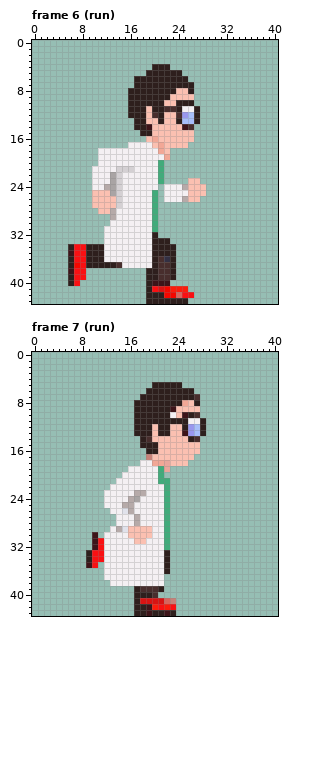
Edited in one commit: pixel-art file (dev/gfx/player/player.aseprite). This is how it looked before the edit.
41x44 pixels, 84 frames. Colours within 5 levels of each other are drawn and written as one. Shown: frame 6 (run), frame 7 (run). The commit also changed other frames, which this record leaves out.
Now the later version:
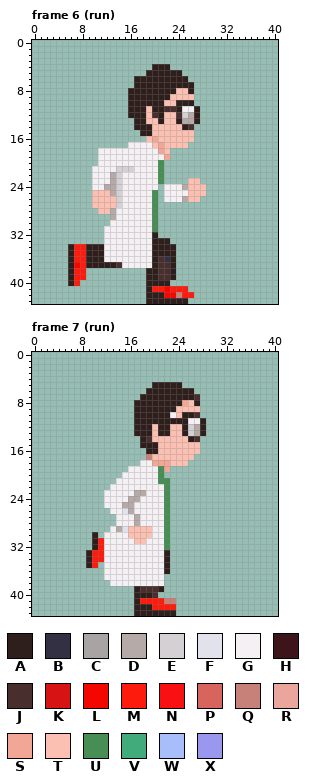
Palette (. is transparent): A #2e1f1d  B #333043  C #a9a4a4  D #b6aaa9  E #d4d0d3  F #e1e2eb  G #f4f0f3  H #3d1419  J #482e2d  K #d81313  L #f30700  M #fc1b0c  N #f91013  P #d7655e  Q #c88178  R #eaa69c  S #f2a796  T #fbc0b1  U #468e54  V #41ab7b  W #a7befa  X #9997ee
From old to new:
--- frame 6 (run), layer "Layer"
@@ x 17..28 @@
 11 AATAAJJAGGA.
-12 AATJATTJXWA.
-13 AATTATTAWWA.
-14 AAHTTTTTHJ..
+12 AATJATTJEDA.
+13 AATTATTADDA.
+14 AAATTTTTAJ..
 15 .AATTTTTTT..
@@ x 4..28 @@
 19 .......GGGGGGGGGGGS......
-20 .......GGGGGGGGGGV.......
-21 ......GGGGEEEGGGGV.......
-22 ......GGGCEGGGGGGV.......
-23 ......GGGCEGGGGGGV....TT.
-24 ......GGDCEGGGGGG.GGGDTTT
-25 ......TTTCEGGGGGV.GGGGTTT
-26 ......TTTTEGGGGGV.GGGDTT.
-27 ......TTTTEGGGGGV........
-28 .......TTDGGGGGGV........
-29 .........DGGGGGGV........
-30 .........GGGGGGGV........
-31 ........GGGGGGGGV........
+20 .......GGGGGGGGGGU.......
+21 ......GGGGEEEGGGGU.......
+22 ......GGGDEGGGGGGU.......
+23 ......GGGDEGGGGGGU....TT.
+24 ......GGDDEGGGGGG.GGGDTTT
+25 ......TTTDEGGGGGU.GGGGTTT
+26 ......TTTTEGGGGGU.GGGDTT.
+27 ......TTTTEGGGGGU........
+28 .......TTDGGGGGGU........
+29 .........DGGGGGGU........
+30 .........GGGGGGGU........
+31 ........GGGGGGGGU........
 32 ........GGGGGGGGA........
 33 ........GGGGGGGGAAA......
-34 ..ANNAAAGGGGGGGGAAAA.....
-35 ..HNNAAAGGGGGGGGAAAA.....
-36 ..ANNAAAGGGGGGGGAJBA.....
-37 ..ALNAAAAAJGGGGGAJJA.....
-38 ..HNN..........AAJJA.....
-39 ..ANN..........AAJJA.....
-40 ..AN...........AHHH......
-41 ...............ANKLMMM...
-42 ...............AAALLPNN..
+34 ..AMMAAAGGGGGGGGAAAA.....
+35 ..AMMAAAGGGGGGGGAAAA.....
+36 ..AMMAAAGGGGGGGGAJBA.....
+37 ..ALMAAAAAJGGGGGAJJA.....
+38 ..AMM..........AAJJA.....
+39 ..AMM..........AAJJA.....
+40 ..AM...........AAAA......
+41 ...............AMMLMMM...
+42 ...............AAALLQMM..
 43 ...............AAAAAAA...
--- frame 7 (run), layer "Layer"
@@ x 21..29 @@
  8 AAAASTA..
- 9 AAHTTTT..
-10 AAGTHAJ..
+ 9 AAATTTT..
+10 AAGTAAJ..
 11 AAAAAGGA.
-12 AATTAXWA.
-13 AATTHXWA.
+12 AATTAEDA.
+13 AATTAEDA.
 14 TTTTTAJ..
@@ x 7..24 @@
 17 ............QTTTTT
-18 ...........GGSSRTT
-19 .........GGGGGVR..
-20 ........GGGGGGV...
-21 .......GGGGGGGVV..
-22 ......GGGGGGGGGV..
-23 .....GGGGGDDGGGV..
-24 .....GGGGDCGGGGV..
-25 .....GGGDDGGGGGV..
-26 ......GGFDGGGGGV..
-27 .......GGGDGGGGV..
-28 .......GGGDGGGGV..
-29 ......GDFTTTTGGV..
-30 ...H.GGGGTTTTGGV..
-31 ...HNGGGGGTTGGGV..
-32 ...HNGGGGGGGGGGV..
-33 ..ANNGGGGGGGGGGA..
-34 ..ANNGGGGGGGGGGA..
-35 ..HN.GGGGGGGGGGA..
+18 ...........GGSSSTT
+19 .........GGGGGUS..
+20 ........GGGGGGU...
+21 .......GGGGGGGUU..
+22 ......GGGGGGGGGU..
+23 .....GGGGGDDGGGU..
+24 .....GGGGDDGGGGU..
+25 .....GGGDDGGGGGU..
+26 ......GGFDGGGGGU..
+27 .......GGGDGGGGU..
+28 .......GGGDGGGGU..
+29 ......GDFTTTTGGU..
+30 ...A.GGGGTTTTGGU..
+31 ...AMGGGGGTTGGGU..
+32 ...AMGGGGGGGGGGU..
+33 ..AMMGGGGGGGGGGA..
+34 ..AMMGGGGGGGGGGA..
+35 ..AM.GGGGGGGGGGA..
 36 .....GGGGGGGGGGA..
@@ x 16..25 @@
 40 .AAAJ.....
-41 .AKKKKPQ..
-42 .AAHMNMN..
-43 .AAHAAHA..
+41 .AMMMMQQ..
+42 .AAAMMMM..
+43 .AAAAAAA..
